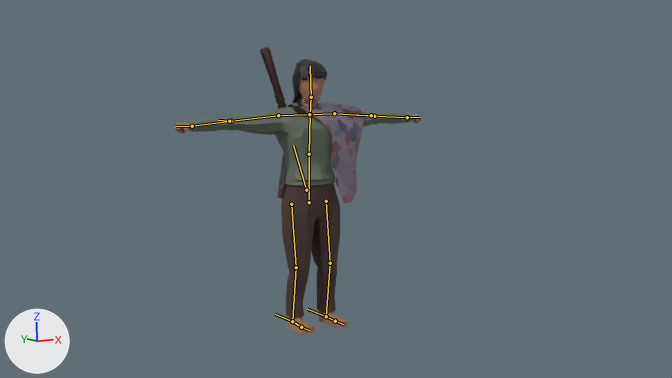
The Blender file BlendFiles/172 character.blend, before and after one commit.
Rendered twice from the file's camera 'Camera'. Arrows for +X, +Y and +Z are at lower left; the lights stay in place. The bones that bend it are drawn over the model as lines.

In view in the first picture: 'character.001', 'hair.001', 'sash.001', 'staff.001'.
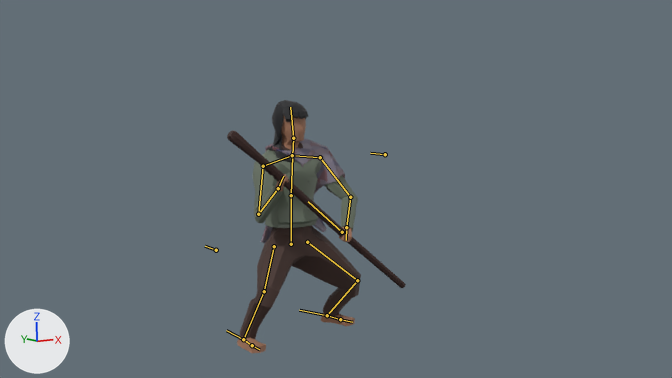
The newer file adds an action. The first version stands in its rest pose; the second is drawn at frame 5 of the action 'Strafe'.

Pixel boxes [x1, y1, x2, y2] of what changed, in the pictures (672 x 378 px):
'character.001', posed (49% narrower, 9% shorter)
    before: [175, 69, 421, 334]
    after: [237, 112, 361, 353]
'sash.001', posed
    before: [277, 102, 364, 203]
    after: [261, 138, 345, 243]
'staff.001', posed
    before: [260, 47, 286, 109]
    after: [227, 130, 406, 288]
'hair.001', posed (7% taller)
    before: [287, 59, 327, 117]
    after: [268, 100, 308, 162]
bone 'core', root to tip
    before: (309, 202) to (309, 154)
    after: (291, 244) to (291, 195)
bone 'torso', root to tip
    before: (309, 154) to (310, 114)
    after: (291, 195) to (292, 155)
bone 'shoulder.L', root to tip
    before: (310, 114) to (334, 113)
    after: (292, 155) to (320, 157)
bone 'neck', root to tip
    before: (310, 114) to (311, 97)
    after: (292, 155) to (293, 138)
bone 'head', root to tip
    before: (311, 97) to (310, 66)
    after: (293, 138) to (290, 107)
bone 'shoulder.R', root to tip
    before: (309, 114) to (278, 115)
    after: (292, 155) to (263, 166)
bone 'hand.R', root to tip
    before: (192, 126) to (175, 126)
    after: (278, 188) to (283, 176)
bone 'core.001', root to tip
    before: (306, 190) to (293, 145)
    after: (342, 232) to (308, 201)
bone 'footIK.L', root to tip
    before: (326, 316) to (307, 309)
    after: (327, 315) to (299, 310)
bone 'armPointer.L', root to tip
    before: (371, 115) to (356, 115)
    after: (385, 154) to (370, 153)
bone 'footIK.R', root to tip
    before: (292, 321) to (275, 314)
    after: (243, 339) to (226, 330)
bone 'armPointer.R', root to tip
    before: (229, 121) to (218, 120)
    after: (216, 250) to (205, 246)

What the commit changed:
Bone 'core' (bone_core) moves from (0.0, 0.0, 0.0) to (-0.93, -1.57, 0.23).
Bone 'core' (bone_core) turns from (0, 0, 0) to (0, 4, 0) degrees about its own x, y and z.
Bone 'torso' (bone_torso) turns from (0, 0, 0) to (0, 3, 0) degrees about its own x, y and z.
Bone 'shoulder.L' (bone_shoulder_l) turns from (0, 0, 0) to (17, 18, -2) degrees about its own x, y and z.
Bone 'neck' (bone_neck) turns from (0, 0, 0) to (0, 4, 0) degrees about its own x, y and z.
Bone 'head' (bone_head) turns from (0, 0, 0) to (-4, 2, 3) degrees about its own x, y and z.
Bone 'shoulder.R' (bone_shoulder_r) turns from (0, 0, 0) to (-1, -4, 16) degrees about its own x, y and z.
Bone 'hand.R' (bone_hand_r) turns from (0, 0, 0) to (6, 11, -5) degrees about its own x, y and z.
Bone 'core.001' (bone_core_001) moves from (0.0, 0.0, 0.0) to (0.55, 0.15, 3.24).
Bone 'core.001' (bone_core_001) turns from (0, 0, 0) to (-1, 1, 32) degrees about its own x, y and z.
Bone 'footIK.L' (bone_footik_l) moves from (0.0, 0.0, 0.0) to (0.09, 0.06, 0.0).
Bone 'footIK.L' (bone_footik_l) turns from (0, 0, 0) to (0, 0, 19) degrees about its own x, y and z.
Bone 'armIK.L' (bone_armik_l) moves from (0.0, 0.0, 0.0) to (4.26, -2.33, -4.32).
Bone 'armPointer.L' (bone_armpointer_l) moves from (0.0, 0.0, 0.0) to (0.41, -0.43, -1.62).
Bone 'footIK.R' (bone_footik_r) moves from (0.0, 0.0, 0.0) to (-2.65, -0.95, -0.1).
Bone 'armIK.R' (bone_armik_r) moves from (0.0, 0.0, 0.0) to (-2.42, -2.38, -2.18).
Bone 'armPointer.R' (bone_armpointer_r) moves from (0.0, 0.0, 0.0) to (-0.45, 0.61, -5.07).
